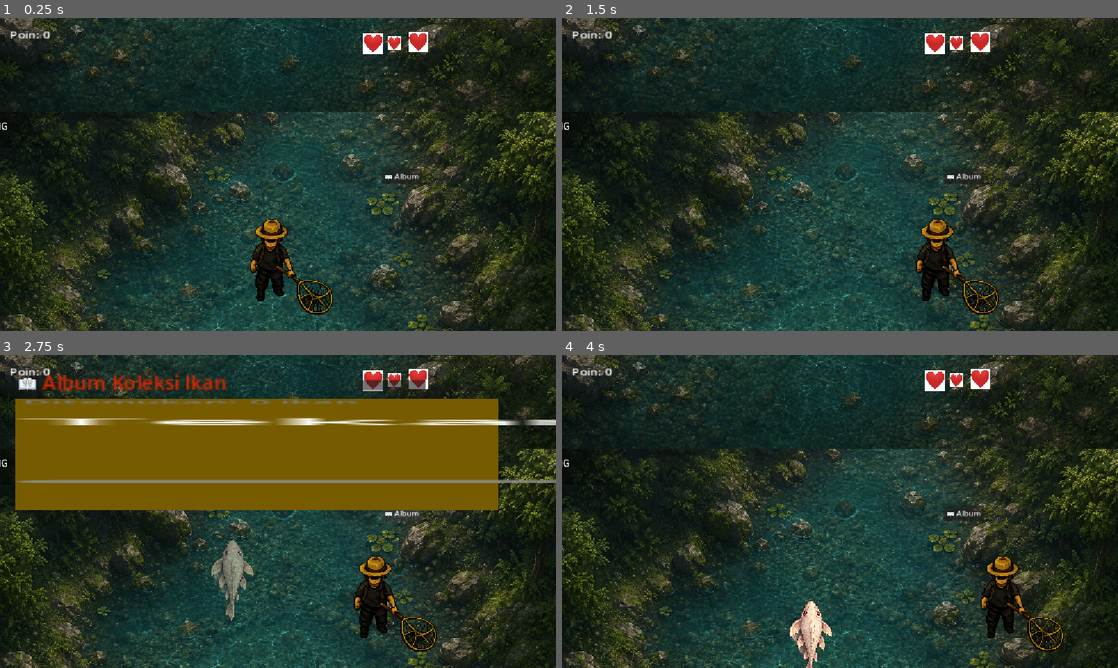
Above: before the commit, frames 1-4 (two rows, left to right).
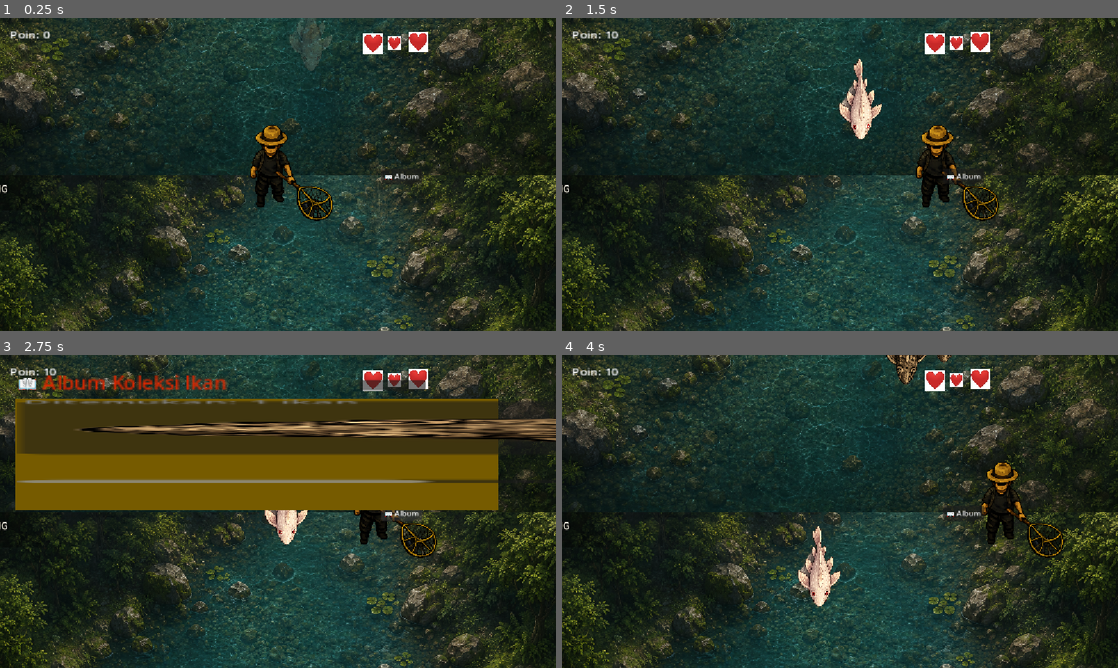
Above: after the commit, the same moments.

Repository: p4rtof/Pandawara
Game: Godot game, scene res://scene/game_sungai.tscn
Same seed, same stepped clock (60 frames per second), same inputs: the game is played once before the commit and once after it. This scene is started directly instead of the project's main scene.
Inputs (mouse positions are in pixels of both pictures, inside the frame that each line leads up to):
- Up to frame 1 (0.25 s): no input
- Up to frame 2 (1.5 s): move the mouse to (962, 158) at 0.52 s; hold Right (ui_right) 0.53-1.25 s; click (962, 158) at 0.67 s; drag from (728, 190) to (979, 296) at 1.27 s
- Up to frame 3 (2.75 s): click "📖 Album" at 2 s
- Up to frame 4 (4 s): click (951, 386) at 2.75 s; move the mouse to (895, 442) at 3.52 s; hold Right (ui_right) from 3.53 s (still down)

The runs differ from the first frame. In frame 1, 37% of the frame differs, in the area x 0-100%, y 0-100%; in frame 2, 36%; in frame 3, 41%; in frame 4, 36%.

Commit message:
fix: spwan ikan

Diff:
--- a/scene/gameover.tscn
+++ b/scene/gameover.tscn
@@ -4,9 +4,11 @@
 
 [node name="GameOver" type="Control" unique_id=87753523]
 layout_mode = 3
-anchors_preset = 0
-offset_right = 40.0
-offset_bottom = 40.0
+anchors_preset = 15
+anchor_right = 1.0
+anchor_bottom = 1.0
+grow_horizontal = 2
+grow_vertical = 2
 scale = Vector2(0.995108, 1.0004368)
 script = ExtResource("1_roxl8")
 
--- a/script/game.gd
+++ b/script/game.gd
@@ -2,7 +2,7 @@
 
 @export var ikan_scene: PackedScene
 @export var sapu_sapu_scene: PackedScene
-var batas_ikan = 10
+var batas_ikan = 50
 var bg_tiles = []
 
 func _ready():
@@ -10,10 +10,10 @@
 	$Timer.wait_time = 2.0
 	$Timer.start()
 
-	# Player mulai di tengah layar
-	$Player.position = Vector2(576, 324)
+	# Player mulai di tengah
+	$Player.position = Vector2(576, 0)
 
-	# Reset kamera ke tengah player
+	# Reset kamera
 	var cam = $Player.get_node("Camera2D")
 	cam.offset = Vector2.ZERO
 	cam.anchor_mode = Camera2D.ANCHOR_MODE_DRAG_CENTER
@@ -23,13 +23,11 @@
 	cam.limit_right  = 1350
 	cam.limit_top    = -999999
 	cam.limit_bottom = 999999
-
-	# Paksa kamera langsung ke posisi player
 	cam.force_update_scroll()
 
 	# Buat tile background
 	var tex = load("res://asset/bg_sungai.png")
-	var tex_h = tex.get_height()
+	var tex_h = tex.get_height() - 1
 	for i in range(-10, 10):
 		var spr = Sprite2D.new()
 		spr.texture = tex
@@ -39,17 +37,38 @@
 		move_child(spr, 0)
 		bg_tiles.append(spr)
 
+	# Spawn ikan awal di seluruh sungai
+	_spawn_ikan_awal()
+
 func _process(_delta):
-	# Tile background ikut player ke atas/bawah
-	var tex_h = bg_tiles[0].texture.get_height()
+	# Background tile ikut player
+	if bg_tiles.size() == 0:
+		return
+	var tex_h = bg_tiles[0].texture.get_height() - 1
 	var player_y = $Player.position.y
-	for i in range(bg_tiles.size()):
-		var tile = bg_tiles[i]
-		# Geser tile kalau terlalu jauh dari player
+	for tile in bg_tiles:
 		while tile.position.y > player_y + tex_h * 6:
 			tile.position.y -= tex_h * bg_tiles.size()
 		while tile.position.y < player_y - tex_h * 6:
 			tile.position.y += tex_h * bg_tiles.size()
+
+func _spawn_ikan_awal():
+	for i in range(100):
+		var ikan_baru
+		if randf() < 0.3:
+			ikan_baru = sapu_sapu_scene.instantiate()
+		else:
+			ikan_baru = ikan_scene.instantiate()
+
+		ikan_baru.position = Vector2(
+			randf_range(350, 1000),
+			randf_range(-20000, 20000)  # seluruh sungai!
+		)
+
+		add_child(ikan_baru)
+		ikan_baru.modulate.a = 0.0
+		var tween = create_tween()
+		tween.tween_property(ikan_baru, "modulate:a", 1.0, 1.5)
 
 func _on_timer_timeout():
 	var ikan_sekarang = get_tree().get_nodes_in_group("ikan")
@@ -62,17 +81,21 @@
 	else:
 		ikan_baru = ikan_scene.instantiate()
 
+	# Spawn di sekitar posisi player
 	var player_pos = $Player.position
 	var spawn_pos = Vector2.ZERO
-	var jarak_aman = 250.0
+	var jarak_aman = 200.0
+	var max_coba = 20
+	var coba = 0
 
-	while true:
+	while coba < max_coba:
 		spawn_pos = Vector2(
-			randf_range(350, 850),
-			player_pos.y + randf_range(-400, 400)
+			randf_range(250, 900),
+			player_pos.y + randf_range(-500, 500)
 		)
 		if spawn_pos.distance_to(player_pos) > jarak_aman:
 			break
+		coba += 1
 
 	ikan_baru.position = spawn_pos
 	add_child(ikan_baru)
--- a/script/ikan.gd
+++ b/script/ikan.gd
@@ -30,23 +30,15 @@
 	if timer_ganti_arah <= 0:
 		_ganti_arah()
 
-	# Batas area air X (Kiri - Kanan)
+	# Batas X saja (kiri-kanan sungai)
 	if position.x > 1150:
 		position.x = 1150
 		_ganti_arah()
 	elif position.x < 350:
 		position.x = 350
 		_ganti_arah()
+	# HAPUS batas Y biar ikan bisa berenang ke mana saja!
 
-	# Batas area air Y (Atas - Bawah)
-	if position.y > 950:
-		position.y = 950
-		_ganti_arah()
-	elif position.y < 50:
-		position.y = 50
-		_ganti_arah()
-
-	# Hitung durasi tekan
 	if sedang_ditekan:
 		timer_tekan += delta
 		if timer_tekan >= LAMA_TEKAN:
